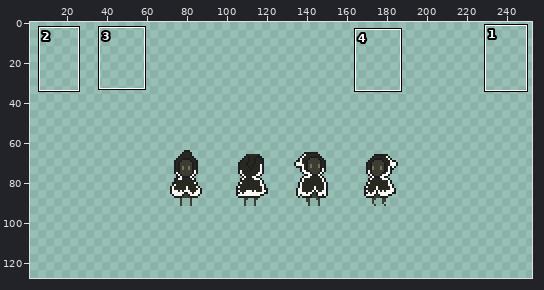
A sprite sheet gets an edit: Resources/Textures/Backmen/Mobs/Ghost/ghost_vip.rsi/animated_ash.png. Above: a wide view before the commit, with the close-up outlined.
Close-up. Before the commit:
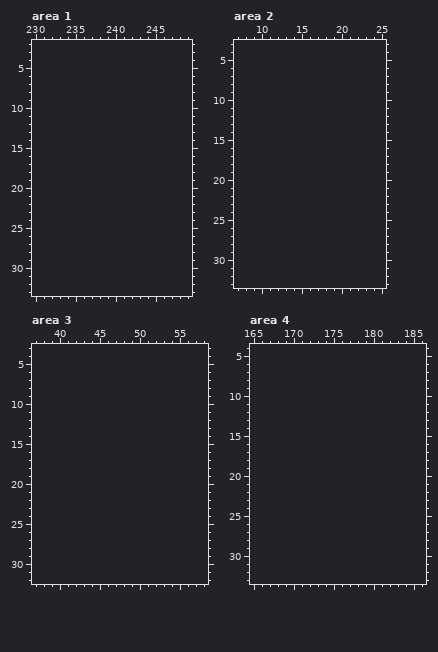
The file is 128x32 pixels. Shown: area 1: x 230..249, y 2..33; area 2: x 7..25, y 3..33; area 3: x 37..58, y 3..32; area 4: x 165..186, y 4..33. The old version is drawn lined up with the new one, on the new canvas. The wide view leaves out empty margins. The commit also changed other parts of the picture, which this record leaves out.
Once edited:
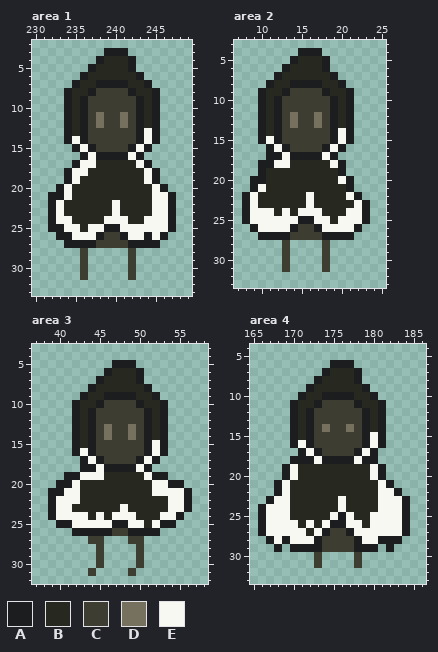
Palette (. is transparent): A #1b1d1e  B #272820  C #3e3d32  D #75715e  E #f8f8f2
The exact change:
canvas 128x32 -> 256x128, the old top-left corner now at 64,61
--- area 1
@@ x 230..249 @@
  2 ....................
- 3 ....................
- 4 ....................
- 5 ....................
- 6 ....................
- 7 ....................
- 8 ....................
- 9 ....................
-10 ....................
-11 ....................
-12 ....................
-13 ....................
-14 ....................
-15 ....................
-16 ....................
-17 ....................
-18 ....................
-19 ....................
-20 ....................
-21 ....................
-22 ....................
-23 ....................
-24 ....................
-25 ....................
-26 ....................
-27 ....................
-28 ....................
-29 ....................
-30 ....................
-31 ....................
+ 3 .........AAA........
+ 4 ........ABBBA.......
+ 5 .......ABBBBA.......
+ 6 ......ABBBBBBA......
+ 7 .....ABBAAAABBA.....
+ 8 ....ABBACCCCABBA....
+ 9 ....ABACCCCCCABA....
+10 ....ABACCCCCCABA....
+11 ....ABACDCCDCABA....
+12 ....ABACDCCDCABA....
+13 ....ABACCCCCCAEA....
+14 ....AEACCCCCCAEA....
+15 .....AEACCCCAEA.....
+16 ......AEAAAAEA......
+17 .....AEEBBBBBEA.....
+18 ....AEEBBBBBBBEA....
+19 ....AEBBBBBBBBEA....
+20 ...AEBBBBBBBBBBEA...
+21 ..AAEBBBBBBBBBBEEA..
+22 ..AEBBBBBBEBBBBEEA..
+23 ..AEBBBBBBEBBBBEEA..
+24 ..AEEBBBBEEEBBEEEA..
+25 ..AAEEBEEAAEEEEEEA..
+26 ...AAEEEACCAEEAEA...
+27 ....AAAACCCCAAAA....
+28 ......C.....C.......
+29 ......C.....C.......
+30 ......C.....C.......
+31 ......C.....C.......
 32 ....................
--- area 2
@@ x 7..25 @@
  3 ...................
- 4 ...................
- 5 ...................
- 6 ...................
- 7 ...................
- 8 ...................
- 9 ...................
-10 ...................
-11 ...................
-12 ...................
-13 ...................
-14 ...................
-15 ...................
-16 ...................
-17 ...................
-18 ...................
-19 ...................
-20 ...................
-21 ...................
-22 ...................
-23 ...................
-24 ...................
-25 ...................
-26 ...................
-27 ...................
-28 ...................
-29 ...................
-30 ...................
-31 ...................
+ 4 ........AAA........
+ 5 .......ABBBA.......
+ 6 ......ABBBBA.......
+ 7 .....ABBBBBBA......
+ 8 ....ABBAAAABBA.....
+ 9 ...ABBACCCCABBA....
+10 ...ABACCCCCCABA....
+11 ...ABACCCCCCABA....
+12 ...ABACDCCDCABA....
+13 ...ABACDCCDCABA....
+14 ...ABACCCCCCAEA....
+15 ...AEACCCCCCAEA....
+16 ....AEACCCCAEA.....
+17 ....AAEAAAAEA......
+18 ...AAEEBBBBBEA.....
+19 ...ABBBBBBBBBA.....
+20 ..AABBBBBBBBBEA....
+21 ..AEBBBBBBBBBBA....
+22 .AEBBBBBBEBBBBEA...
+23 .AEBBBBBBEBBBBBEA..
+24 .AEEEBEBEEEBBBEEA..
+25 .AEEEEEEAAEEBEEEA..
+26 ..AEEEEACCAEEEEA...
+27 ...AAAACCCCAAAA....
+28 ......C....C.......
+29 ......C....C.......
+30 ......C....C.......
+31 ......C....C.......
 32 ...................
--- area 3
@@ x 37..58 @@
  4 ......................
- 5 ......................
- 6 ......................
- 7 ......................
- 8 ......................
- 9 ......................
-10 ......................
-11 ......................
-12 ......................
-13 ......................
-14 ......................
-15 ......................
-16 ......................
-17 ......................
-18 ......................
-19 ......................
-20 ......................
-21 ......................
-22 ......................
-23 ......................
-24 ......................
-25 ......................
-26 ......................
-27 ......................
-28 ......................
-29 ......................
-30 ......................
-31 ......................
+ 5 ..........AAA.........
+ 6 .........ABBBA........
+ 7 ........ABBBBA........
+ 8 .......ABBBBBBA.......
+ 9 ......ABBAAAABBA......
+10 .....ABBACCCCABBA.....
+11 .....ABACCCCCCABA.....
+12 .....ABACCCCCCABA.....
+13 .....ABACDCCDCABA.....
+14 .....ABACDCCDCABA.....
+15 .....ABACCCCCCAEA.....
+16 .....AEACCCCCCAEA.....
+17 ......AEACCCCAEA......
+18 ......AAEAAAAEA.......
+19 ....AAEEEBBBBBEAA.....
+20 ...AAEBBBBBBBBBEEAA...
+21 ..AAEEBBBBBBBBBEEEEA..
+22 ..AEEEBBBBBBBBBBBEEA..
+23 ..AEEBBBBBBEBBBBBEEA..
+24 ..AEEEEBEBEEEBBBEEA...
+25 ...AAEEEEEAAEEBEAA....
+26 .....AAAAACCAAAA......
+27 .......CC...CC........
+28 ........C....C........
+29 ........C....C........
+30 ........C....C........
+31 .......C....C.........
 32 ......................
--- area 4
@@ x 165..186 @@
  5 ......................
- 6 ......................
- 7 ......................
- 8 ......................
- 9 ......................
-10 ......................
-11 ......................
-12 ......................
-13 ......................
-14 ......................
-15 ......................
-16 ......................
-17 ......................
-18 ......................
-19 ......................
-20 ......................
-21 ......................
-22 ......................
-23 ......................
-24 ......................
-25 ......................
-26 ......................
-27 ......................
-28 ......................
-29 ......................
-30 ......................
-31 ......................
+ 6 ..........AAA.........
+ 7 .........ABBBA........
+ 8 ........ABBBBA........
+ 9 .......ABBBBBBA.......
+10 ......ABBAAAABBA......
+11 .....ABBACCCCABBA.....
+12 .....ABACCCCCCABA.....
+13 .....ABACCCCCCABA.....
+14 .....ABACDCCDCABA.....
+15 .....ABACCCCCCAEA.....
+16 .....AEACCCCCCAEA.....
+17 ......AEACCCCAEA......
+18 .....AAAEAAAAEAA......
+19 ....AEBBBBBBBBBEA.....
+20 ....AEBBBBBBBBBEA.....
+21 ...AEBBBBBBBBBBBEA....
+22 ...AEBBBBBBBBBBBEEA...
+23 ..AEEBBBBBBEBBBBEEEA..
+24 .AEEEBBBBBBEBBBBEEEA..
+25 .AEEEBBBBBEAEBBEEEEA..
+26 .AEEEEBEBEAAEEBEEEEA..
+27 .AEEEEEBEACCAEEEEEEA..
+28 ..AEAEEEACCCCAEEAAA...
+29 ...A.AAAACCCCAAA.A....
+30 ........C....C........
+31 ........C....C........
 32 ......................
